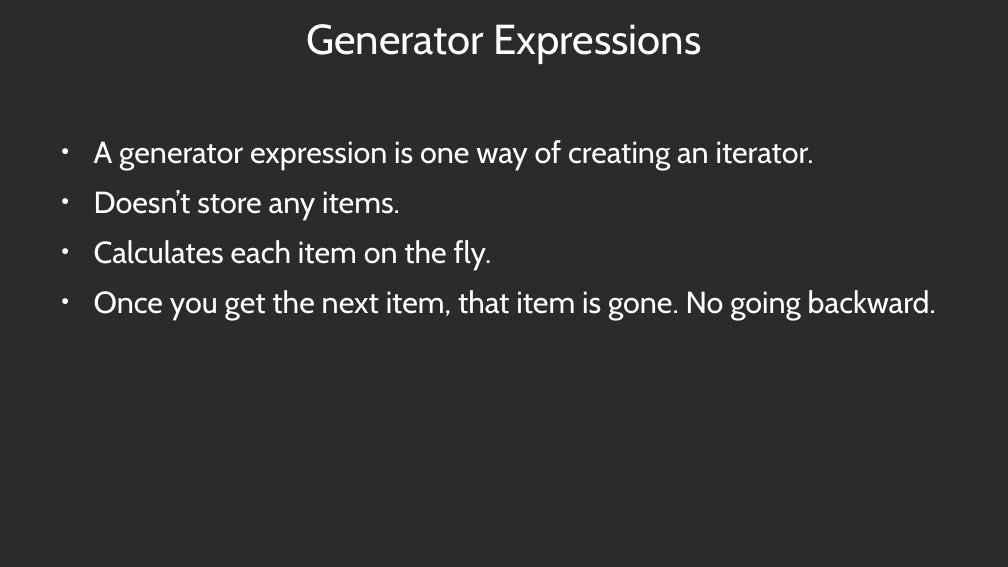
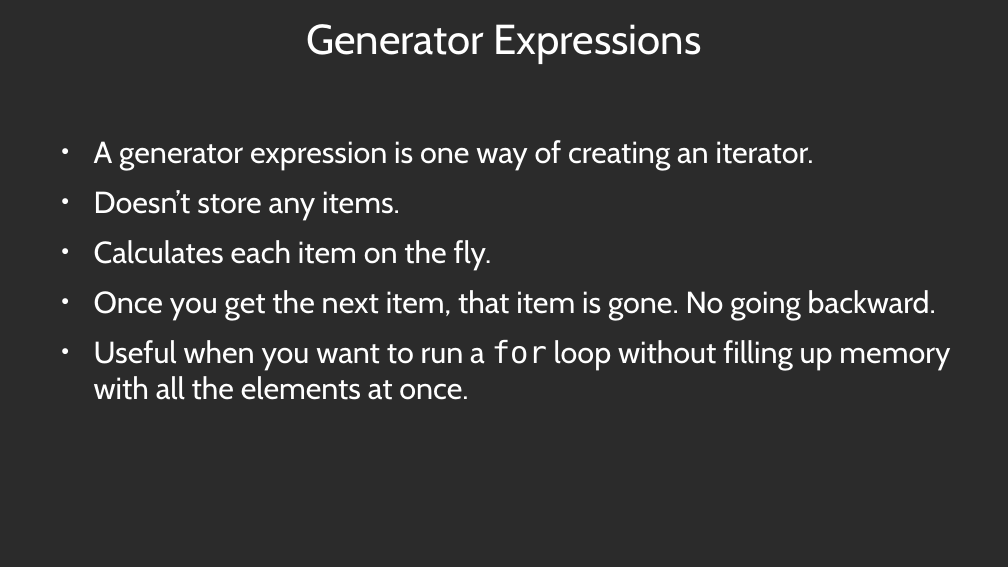
Before and after one commit to luther9/iterator-slides, a slide deck: slide 15 of iterators.odp. Drawn at 1008x567 pixels with LibreOffice and Linux fonts; fonts in the diff are those of the drawing; background and template pictures are left out; a plain dark background stands for a picture behind light text. Boxes give left, top, right and bottom in pixels: in the first picture for what was removed or moved away, otherwise in the second. Text is boxed around its words. In the diff, an @@ line names an element or a change of style, - is before the commit and + after.

Commit message:
Say how generator expressions are useful.

```diff
--- a/iterators.odp
+++ b/iterators.odp
@@ text at (94, 340, 950, 400): paragraph added @@
+● Useful when you want to run a for loop without filling up memory with all the elements at once.
```
